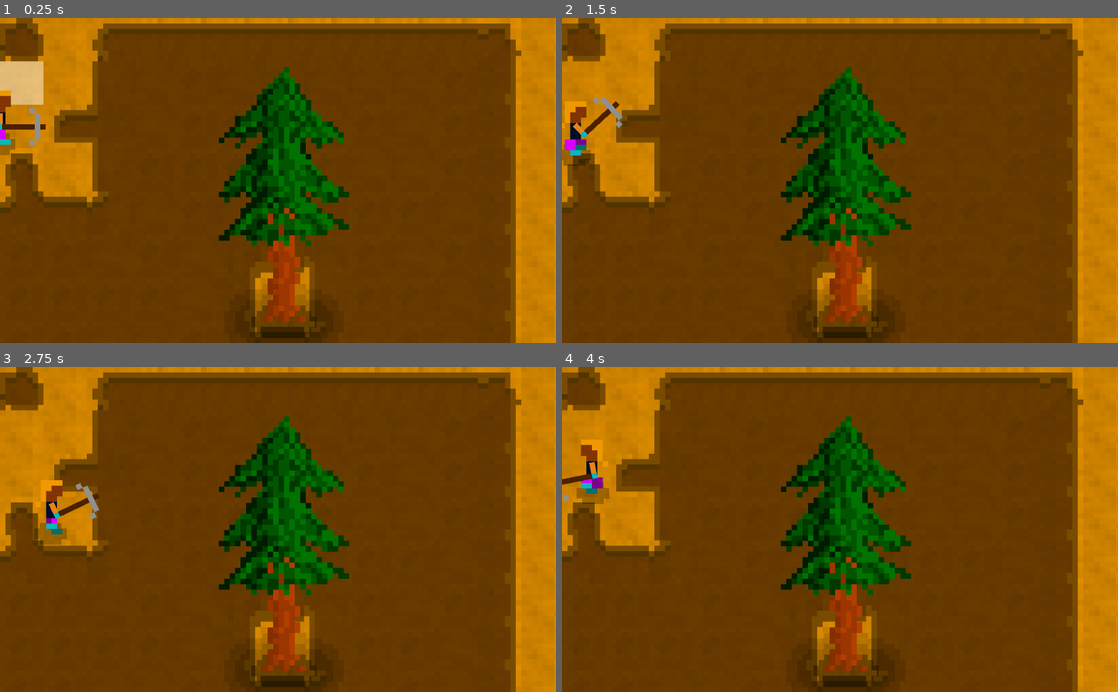
Above: before the commit, frames 1-4 (two rows, left to right).
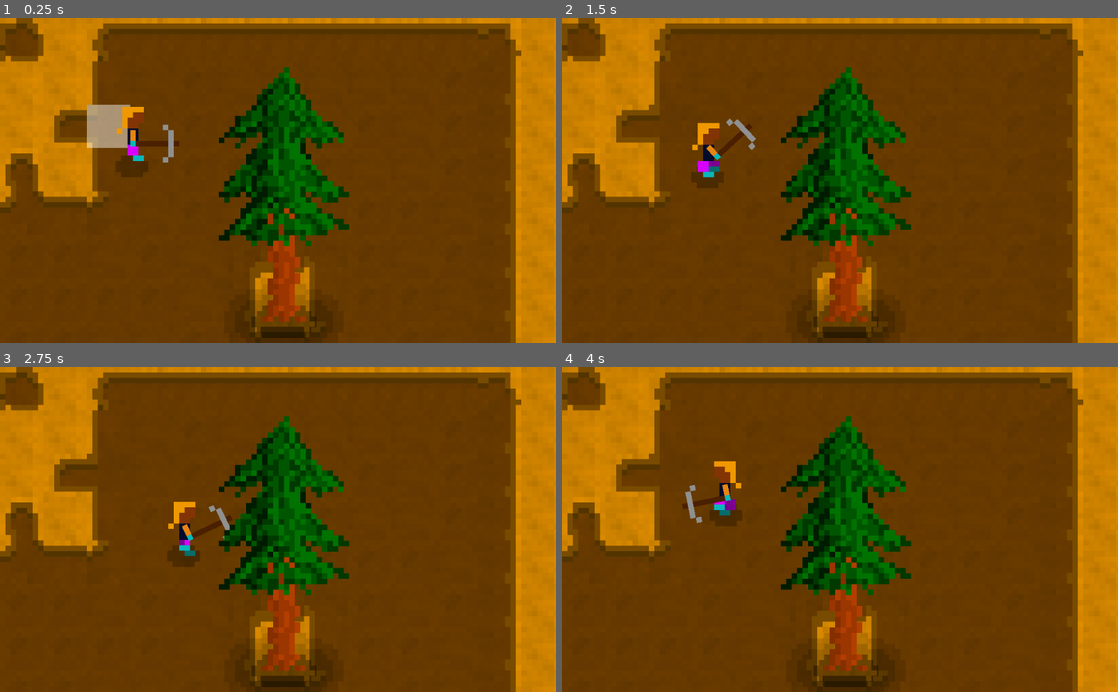
Above: after the commit, the same moments.

Repository: xarvh/residuals
Game: Godot game, scene res://scenes/Main.tscn
The game is run twice, just before and just after one commit, with the same random seed, the same clock (stepped at 60 frames per second) and the same inputs.
Inputs (mouse positions are in pixels of both pictures, inside the frame that each line leads up to):
- Up to frame 1 (0.25 s): no input
- Up to frame 2 (1.5 s): tap Enter (ui_accept) at 0.5, 0.77 s; move the mouse to (962, 164) at 0.52 s; hold Right (ui_right) 0.53-1.28 s; move the mouse to (728, 196) at 1.27 s; hold Down (ui_down) from 1.28 s (still down)
- Up to frame 3 (2.75 s): tap Enter (ui_accept) at 1.52 s; move the mouse to (333, 458) at 2.02 s; release Down (ui_down) at 2.03 s; hold Right (ui_right) from 2.03 s (still down)
- Up to frame 4 (4 s): move the mouse to (812, 594) at 2.77 s; release Right (ui_right) at 2.78 s; hold Up (ui_up) 2.78-3.53 s; tap Enter (ui_accept) at 3.02, 3.77 s; move the mouse to (1006, 578) at 3.52 s; hold Left (ui_left) from 3.53 s (still down)

The runs differ from the first frame. In frame 1, 3.4% of the frame differs, in the area x 0-33%, y 13-49%; in frame 2, 1.9%; in frame 3, 1.8%; in frame 4, 1.7%.

Commit message:
signalSwingHit

Diff:
--- a/scenes/HumanCharacter.tscn
+++ b/scenes/HumanCharacter.tscn
@@ -7,6 +7,7 @@
 [ext_resource path="res://shaders/ColorizeRGB.shader" type="Shader" id=5]
 [ext_resource path="res://assets/humanShadow.png" type="Texture" id=6]
 [ext_resource path="res://assets/footstep.wav" type="AudioStream" id=7]
+[ext_resource path="res://scripts/HumanCharacter.gd" type="Script" id=8]
 
 [sub_resource type="Animation" id=1]
 resource_name = "Idle"
@@ -101,6 +102,20 @@
 "transitions": PoolRealArray( 1, 1, 1 ),
 "update": 1,
 "values": [ 1, 0, 3 ]
+}
+tracks/4/type = "method"
+tracks/4/path = NodePath("AnimationPlayer")
+tracks/4/interp = 1
+tracks/4/loop_wrap = true
+tracks/4/imported = false
+tracks/4/enabled = true
+tracks/4/keys = {
+"times": PoolRealArray( 1.5 ),
+"transitions": PoolRealArray( 1 ),
+"values": [ {
+"args": [ "signalSwingHit" ],
+"method": "emit_signal"
+} ]
 }
 
 [sub_resource type="AudioStreamRandomPitch" id=4]
@@ -191,7 +206,7 @@
 shader_param/b0 = Color( 0, 0, 0, 1 )
 shader_param/b1 = Color( 0, 0, 1, 1 )
 
-[node name="Node2D" type="Node2D"]
+[node name="Root" type="Node2D"]
 position = Vector2( 183, 129 )
 scale = Vector2( 10, 10 )
 
@@ -201,13 +216,14 @@
 anims/RaiseTool = SubResource( 2 )
 anims/SwingTool = SubResource( 3 )
 anims/Walk = SubResource( 6 )
+script = ExtResource( 8 )
 
 [node name="Footsteps" type="AudioStreamPlayer2D" parent="."]
 stream = SubResource( 4 )
 
 [node name="Legs" type="Sprite" parent="."]
 material = SubResource( 7 )
-position = Vector2( 0, -6 )
+position = Vector2( 0, -7 )
 texture = ExtResource( 1 )
 hframes = 6
 frame = 3
--- a/scenes/Main.tscn
+++ b/scenes/Main.tscn
@@ -6,7 +6,6 @@
 [ext_resource path="res://shaders/ColorizeRGB.shader" type="Shader" id=4]
 [ext_resource path="res://tileset/tileset.tres" type="TileSet" id=5]
 [ext_resource path="res://assets/treeShadow.png" type="Texture" id=6]
-[ext_resource path="res://assets/footstep.wav" type="AudioStream" id=7]
 
 [sub_resource type="ShaderMaterial" id=1]
 shader = ExtResource( 4 )
@@ -61,11 +60,8 @@
 [node name="YSort" type="YSort" parent="."]
 
 [node name="HumanCharacter" parent="YSort" instance=ExtResource( 3 )]
-position = Vector2( 0, 23.372 )
+position = Vector2( 24.5254, 27.4404 )
 scale = Vector2( 1, 1 )
-
-[node name="Footsteps" type="AudioStreamPlayer2D" parent="YSort/HumanCharacter"]
-stream = ExtResource( 7 )
 
 [node name="tree" type="Sprite" parent="YSort"]
 material = SubResource( 2 )
--- /dev/null
+++ b/scripts/HumanCharacter.gd
@@ -0,0 +1,4 @@
+extends AnimationPlayer
+
+
+signal signalSwingHit()
--- a/scripts/HumanManager.gd
+++ b/scripts/HumanManager.gd
@@ -33,7 +33,8 @@
 
     self.cellHighlight.visible = false
     self.toolTargetCell = null
-    self.animation_player.connect("animation_finished", self, "_on_animation_finished")
+    self.animation_player.connect("animation_finished", self, "_onAnimationFinished")
+    self.animation_player.connect("signalSwingHit", self, "_onSignalSwingHit")
 
 
 #
@@ -82,10 +83,15 @@
                 pass
 
 
-func _on_animation_finished(name):
+func _onAnimationFinished(name):
     match name:
         "SwingTool":
-            print('doing stuff to cell', toolTargetCell)
+            pass
+
+
+func _onSignalSwingHit():
+    print('doing stuff to cell', self.toolTargetCell)
+
 
 
 func walk_or_idle(dx, dy, delta):
Not shown: 1 places in scenes/HumanCharacter.tscn that only renumber resources
Not shown: 1 places in scenes/Main.tscn that only renumber resources
